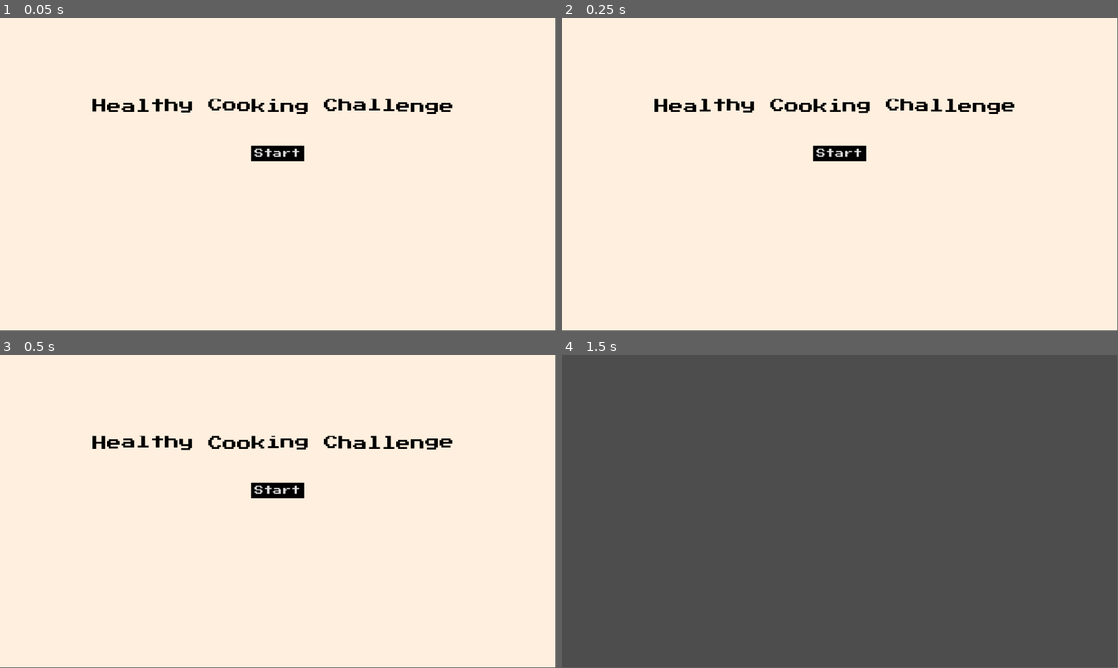
Above: before the commit, frames 1-4 (two rows, left to right).
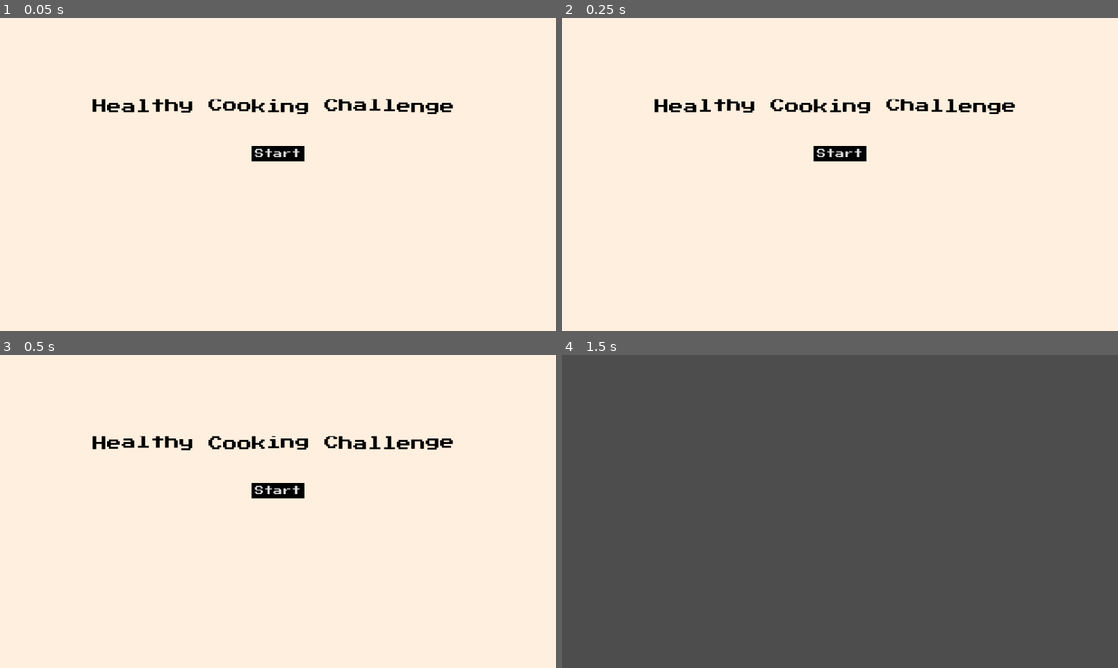
Above: after the commit, the same moments.

Repository: xeltux/Healthy-Cooking-Challenge
Game: Godot game, scene res://Scenes/Start-screen.tscn
The game is run twice, just before and just after one commit, with the same random seed, the same clock (stepped at 60 frames per second) and the same inputs. Before the commit the project has no main scene; this scene is started directly in both runs.
Inputs:
- Up to frame 1 (0.05 s): no input
- Up to frame 2 (0.25 s): no input
- Up to frame 3 (0.5 s): no input
- Up to frame 4 (1.5 s): click "Start" at 0.5 s; tap Enter at 1.25 s
In our replay, the window is 799x449 before the commit and 800x450 after it. These sizes can differ from the game's own. Grey fills any space a smaller window leaves; there, only what the larger window draws over its background counts as a difference.

The runs differ from the first frame. In frame 1, 0.8% of the frame differs, in the area x 16-82%, y 25-46%; in frame 2, 0.8%; in frame 3, 0.8%; in frame 4, only the window size differs.

Commit message:
Added BG Music

Diff:
--- /dev/null
+++ b/Scenes/BacroundMusic.tscn
@@ -0,0 +1,7 @@
+[gd_scene load_steps=2 format=3 uid="uid://b7pqu8irlju5p"]
+
+[ext_resource type="AudioStream" uid="uid://buhlsqrg7d2dc" path="res://Assets/Music/Hackathon.mp3" id="1_vxfjm"]
+
+[node name="AudioStreamPlayer" type="AudioStreamPlayer"]
+stream = ExtResource("1_vxfjm")
+autoplay = true
--- a/project.godot
+++ b/project.godot
@@ -11,8 +11,17 @@
 [application]
 
 config/name="HealthyCookingChallenge"
+run/main_scene="res://Scenes/Start-screen.tscn"
 config/features=PackedStringArray("4.0", "Mobile")
 config/icon="res://icon.svg"
+
+[autoload]
+
+BacroundMusic="*res://Scenes/BacroundMusic.tscn"
+
+[display]
+
+window/stretch/mode="viewport"
 
 [rendering]
 
